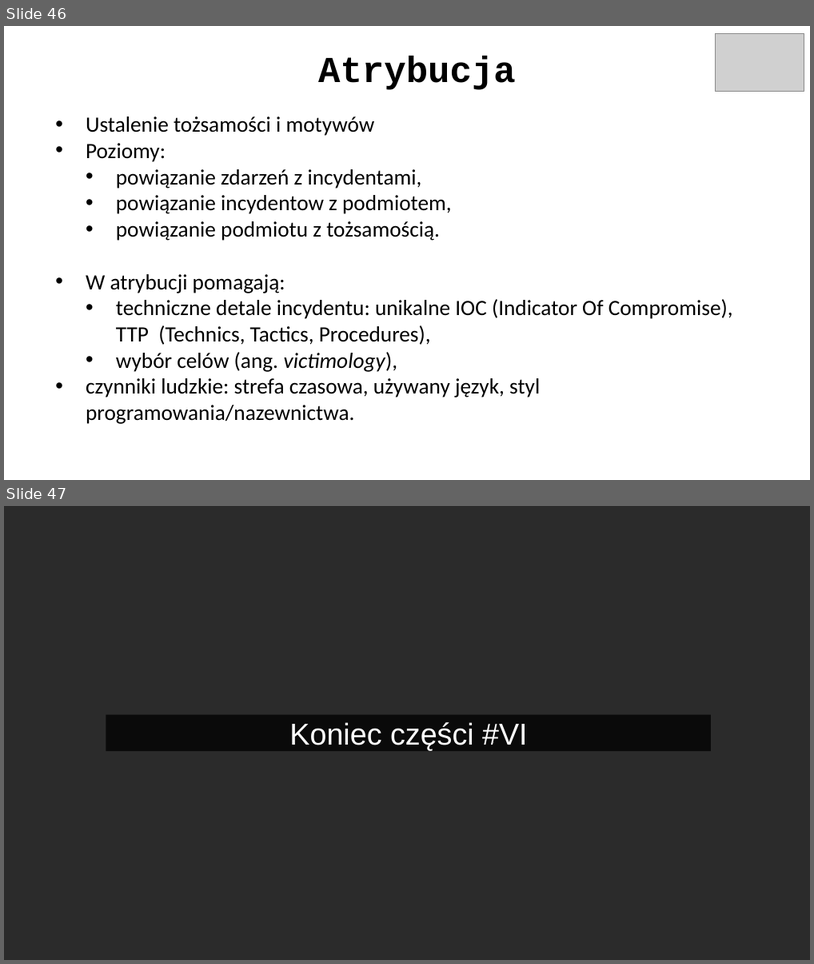
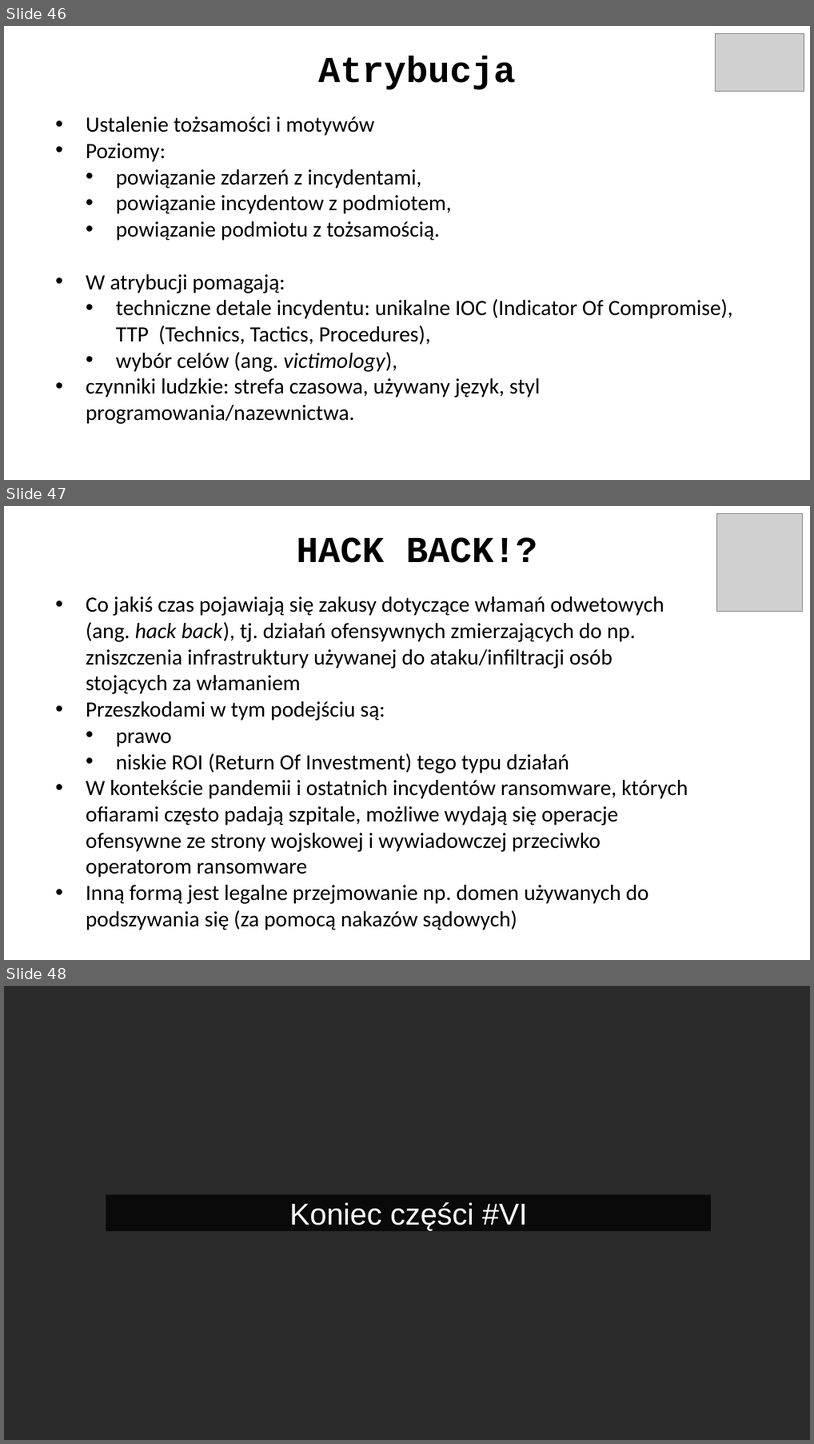
Before and after one commit to ewilded/DFIR, a slide deck: 6_Reagowanie_na_incydenty.pptx. Shown one above the other, each under a label of ours: slides 46 and 47 before the commit, slides 46, 47 and 48 after it. The pictures are 814x964 and 814x1444 pixels, drawn with LibreOffice and Linux fonts; fonts in the diff are those of the drawing; grey boxes stand for pictures; background and template pictures are left out; a plain dark background stands for a picture behind light text. Boxes give left, top, right and bottom in pixels: in the first picture for what was removed or moved away, otherwise in the second. Text is boxed around its words. In the diff, an @@ line names an element or a change of style, - is before the commit and + after.

```diff
--- a/6_Reagowanie_na_incydenty.pptx
+++ b/6_Reagowanie_na_incydenty.pptx
@@ slide 47 added at (4, 506, 810, 960), background #FFFFFF @@
@@ picture added at (718, 513, 802, 612) @@
@@ title added at (297, 537, 538, 563), 43.6 pt, text #000000, bold @@
+HACK BACK!?
@@ text added at (86, 596, 688, 930), 26 pt, text #000000 @@
+• Co jakiś czas pojawiają się zakusy dotyczące włamań odwetowych (ang. hack back), tj. działań ofensywnych zmierzających do np. zniszczenia infrastruktury używanej do ataku/infiltracji osób stojących za włamaniem
+• Przeszkodami w tym podejściu są:
+  • prawo
+  • niskie ROI (Return Of Investment) tego typu działań
+• W kontekście pandemii i ostatnich incydentów ransomware, których ofiarami często padają szpitale, możliwe wydają się operacje ofensywne ze strony wojskowej i wywiadowczej przeciwko operatorom ransomware
+• Inną formą jest legalne przejmowanie np. domen używanych do podszywania się (za pomocą nakazów sądowych)
@@ what was slide 47 is now slide 48 @@
```
Also in this commit, not shown: 1 other slide added.
